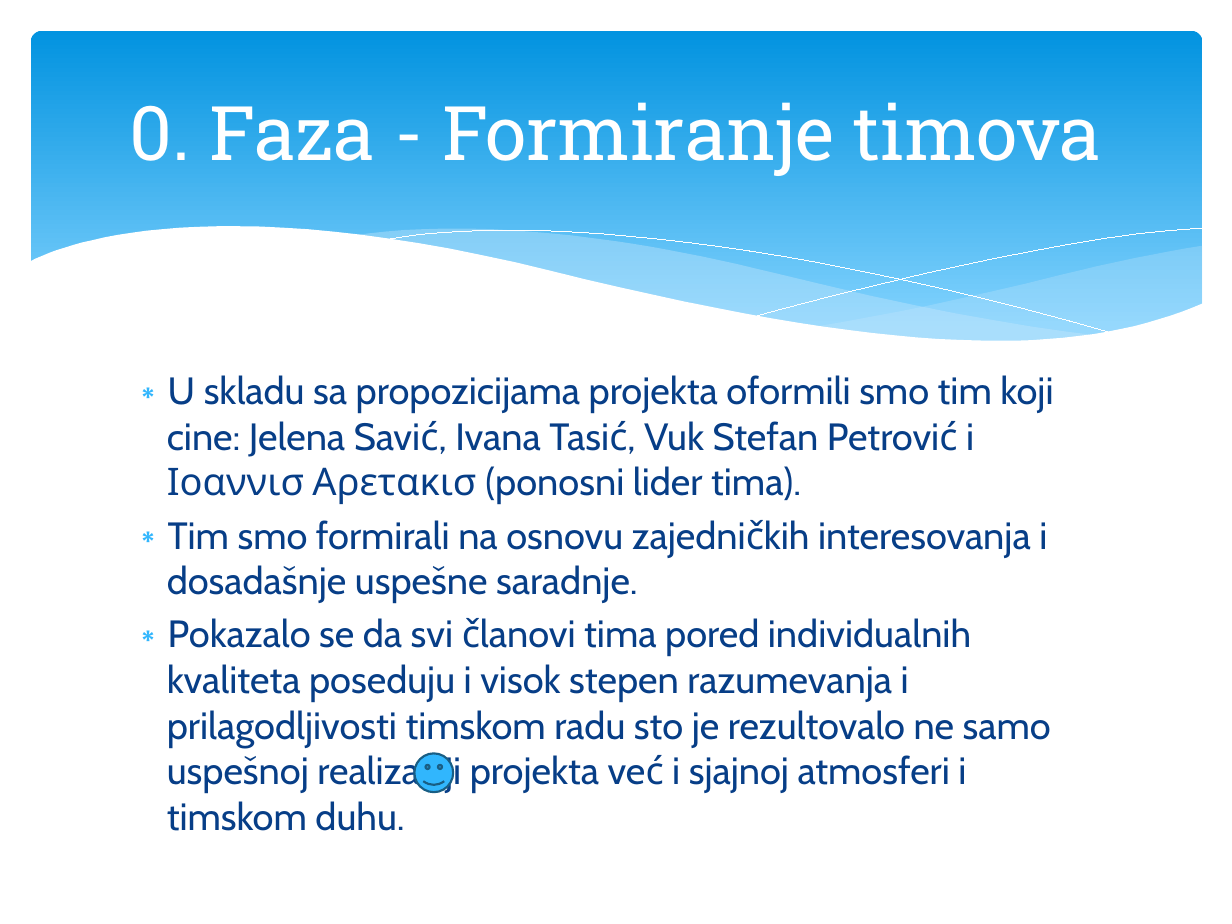
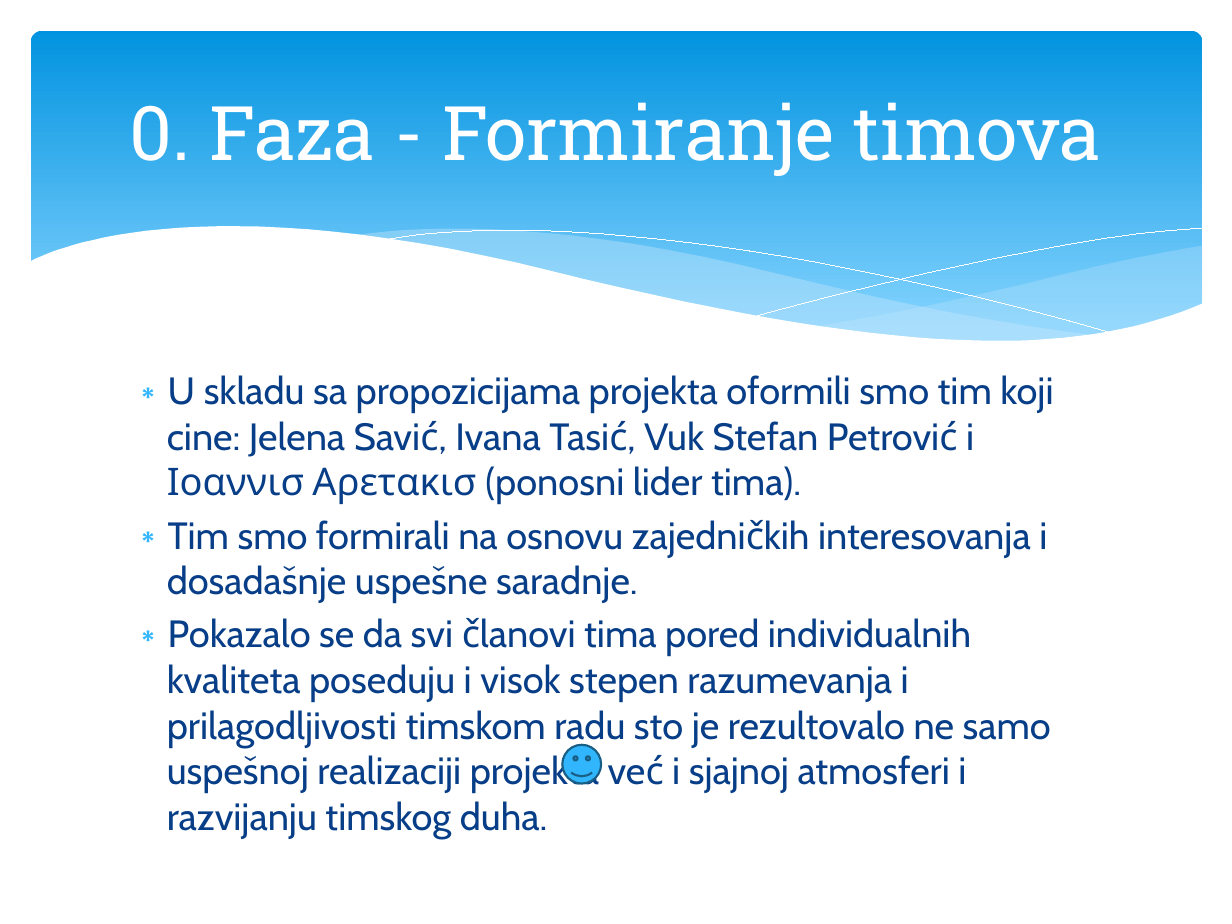
Before and after one commit to JoannisAr/3Geeks1Greek, a slide deck: slide 3 of 3-GEEKS-1-GREEK.pptx. Drawn at 1232x924 pixels with LibreOffice and Linux fonts; fonts in the diff are those of the drawing. Boxes give left, top, right and bottom in pixels: in the first picture for what was removed or moved away, otherwise in the second. Text is boxed around its words. In the diff, an @@ line names an element or a change of style, - is before the commit and + after.

Commit message:
final1.2

```diff
--- a/3-GEEKS-1-GREEK.pptx
+++ b/3-GEEKS-1-GREEK.pptx
@@ text at [167, 618, 1051, 839]: text changed @@
-∗ Pokazalo se da svi članovi tima pored individualnih kvaliteta poseduju i visok stepen razumevanja i prilagodljivosti timskom radu sto je rezultovalo ne samo uspešnoj realizaciji projekta već i sjajnoj atmosferi i timskom duhu.
+∗ Pokazalo se da svi članovi tima pored individualnih kvaliteta poseduju i visok stepen razumevanja i prilagodljivosti timskom radu sto je rezultovalo ne samo uspešnoj realizaciji projekta već i sjajnoj atmosferi i razvijanju timskog duha.
@@ smiley face: place and size @@
-smiley face at [414, 754, 452, 792]
+smiley face at [562, 745, 600, 784]
```
Also in this commit, not shown: 2 other slides changed.
